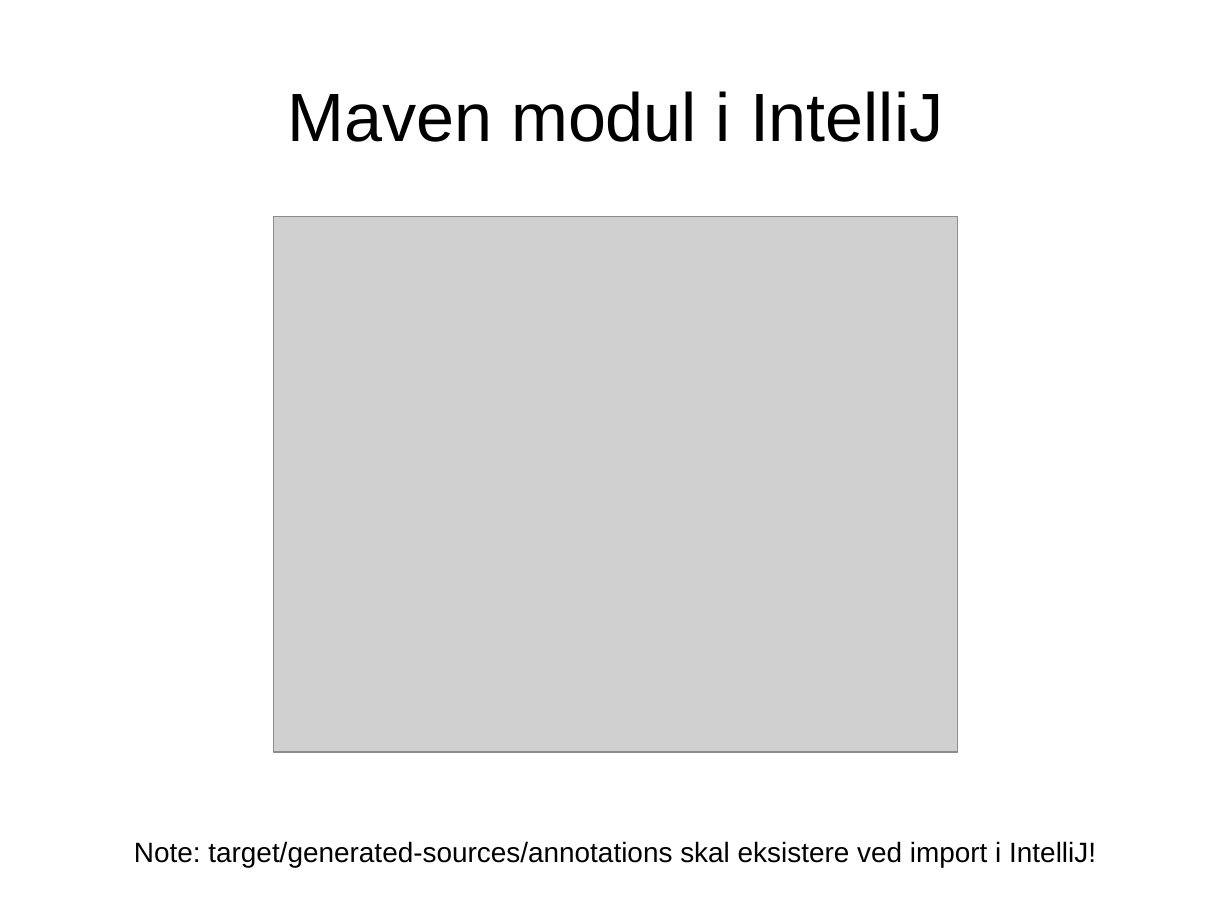
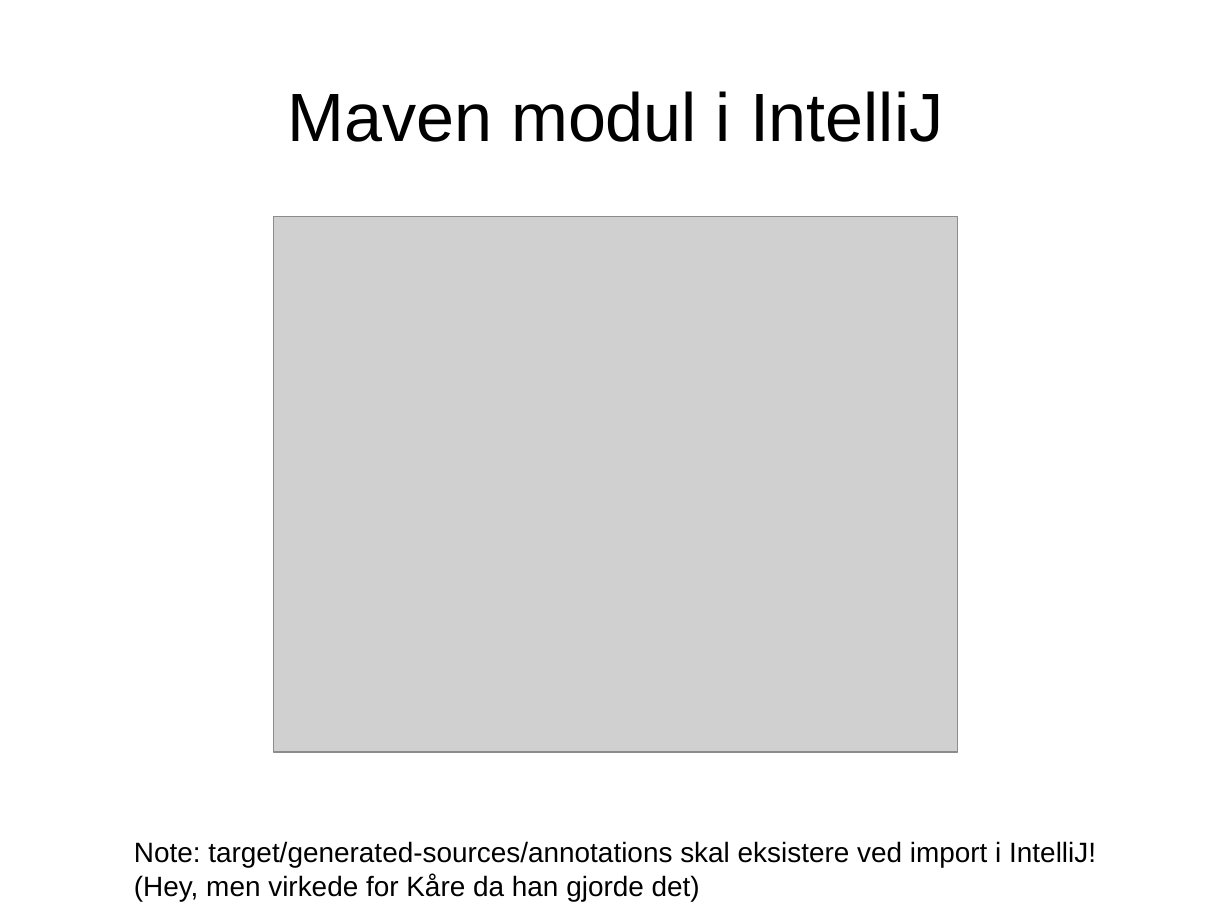
Before and after one commit to ravn/junta-dagger-demo-examples, a slide deck: slide 9 of Dependency Injection med Dagger 2.odp. Drawn at 1232x924 pixels with LibreOffice and Linux fonts; fonts in the diff are those of the drawing; grey boxes stand for pictures. Boxes give left, top, right and bottom in pixels: in the first picture for what was removed or moved away, otherwise in the second. Text is boxed around its words. In the diff, an @@ line names an element or a change of style, - is before the commit and + after.

```diff
--- a/Dependency Injection med Dagger 2.odp
+++ b/Dependency Injection med Dagger 2.odp
@@ text at bbox=[134, 841, 1096, 901]: text changed @@
-Note: target/generated-sources/annotations skal eksistere ved import i IntelliJ!
+Note: target/generated-sources/annotations skal eksistere ved import i IntelliJ! (Hey, men virkede for Kåre da han gjorde det)
```
Also in this commit, not shown: 6 other slides changed, 7 slides added, 2 slides removed, 1 other file.
